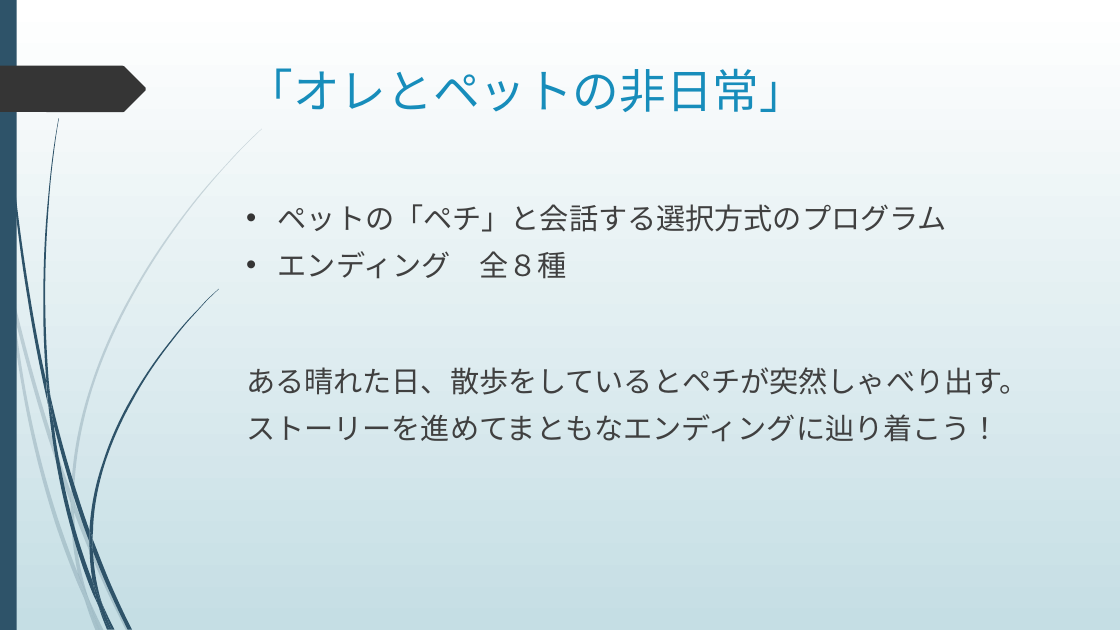
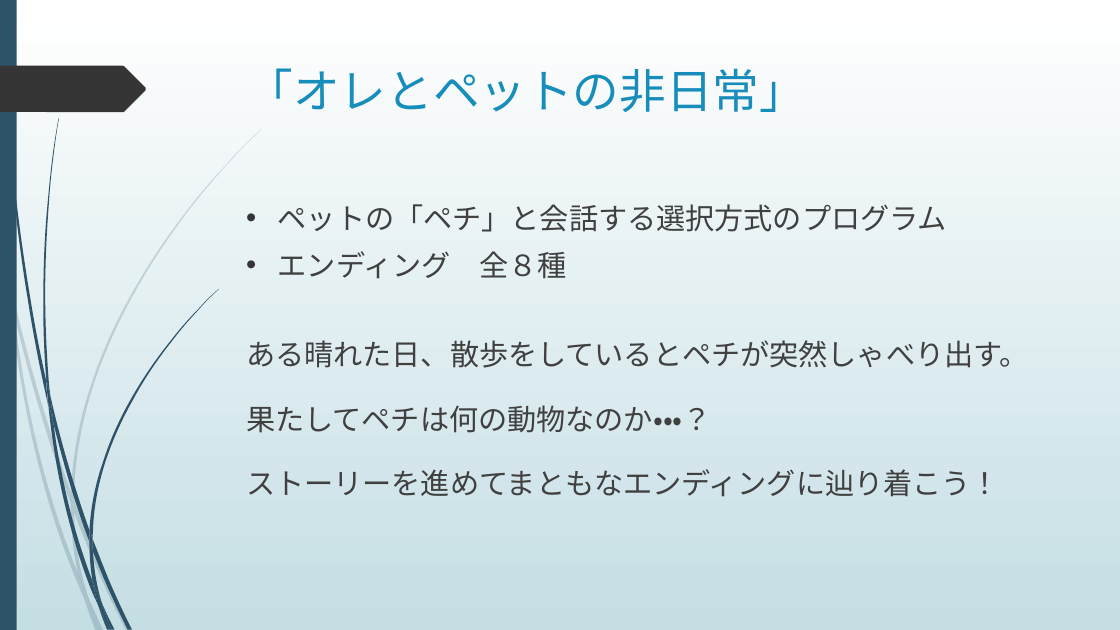
Before and after one commit to kistFteam/Conversation, a slide deck: slide 3 of パワーポイント.pptx. Drawn at 1120x630 pixels with LibreOffice and Linux fonts; fonts in the diff are those of the drawing. Boxes give left, top, right and bottom in pixels: in the first picture for what was removed or moved away, otherwise in the second. Text is boxed around its words. In the diff, an @@ line names an element or a change of style, - is before the commit and + after.

```diff
--- a/パワーポイント.pptx
+++ b/パワーポイント.pptx
@@ text at bbox=[246, 340, 1029, 497]: line spacing 3 to 1.5; line spacing 1 to 1.5 @@
@@ text at bbox=[246, 405, 712, 433]: paragraph added @@
+果たしてペチは何の動物なのか・・・？
```
Also in this commit, not shown: 5 other slides changed, 1 slide removed, 14 other files.
